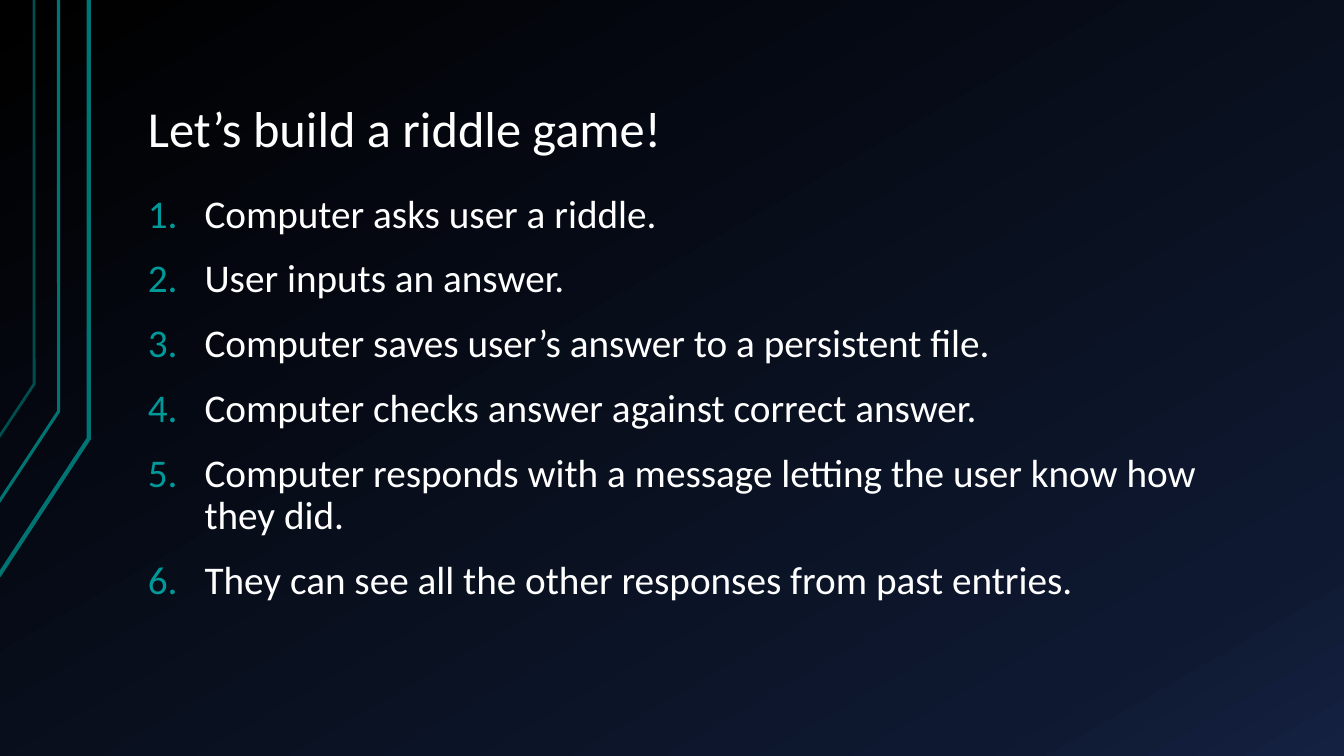
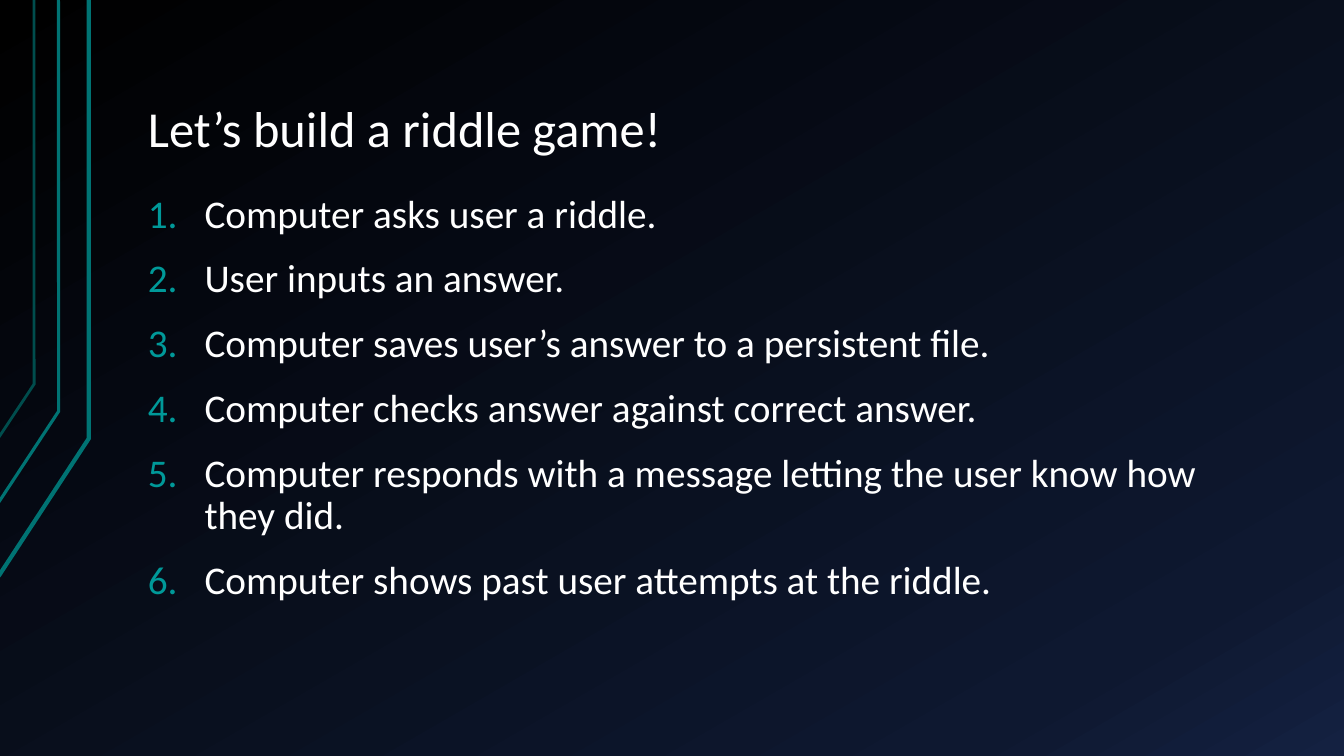
Before and after one commit to jonZlotnik/marihacks2019-python-flask, a slide deck: slide 18 of presentation/marihacks2019-presentation-withnotes.pptx. Drawn at 1344x756 pixels with LibreOffice and Linux fonts; fonts in the diff are those of the drawing. Boxes give left, top, right and bottom in pixels: in the first picture for what was removed or moved away, otherwise in the second. Text is boxed around its words. In the diff, an @@ line names an element or a change of style, - is before the commit and + after.

```diff
--- a/presentation/marihacks2019-presentation-withnotes.pptx
+++ b/presentation/marihacks2019-presentation-withnotes.pptx
@@ text at (x1=205, y1=566, x2=991, y2=601): text changed @@
-6. They can see all the other responses from past entries.
+6. Computer shows past user attempts at the riddle.
```
Also in this commit, not shown: 1 other slide changed, 2 other files.
